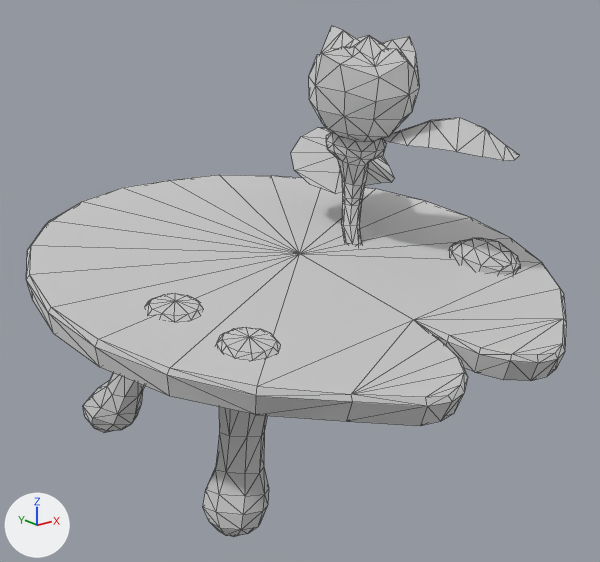
A saved change to the glTF model tools/art/models/tripo/gf/g_s_table.glb.
The view is the same before and after, from a 50 mm lens placed at (-0.1676, -0.2092, 0.1446), pointed at (-0.0021, -0.0022, 0.0618). Every picture has the same lights, and +X, +Y and +Z are marked at lower left. The picture after the commit comes second. Mesh edges are drawn as thin lines. Vertices at exactly the same position are counted once.

Objects in the first picture: 'geometry_0'.
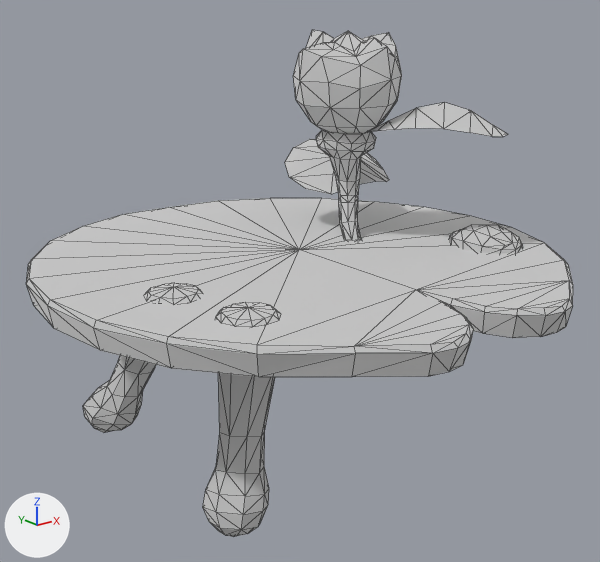
What differs and where, as boxes [x1, y1, x2, y2] in the pictures (600 x 562 px; the box of a moved part takes in the faces that stretch with it):
'geometry_0', reshaped
    before: [26, 26, 567, 537]
    after: [26, 30, 573, 537]
part 1 of me_geometry_0, moved or reshaped
    before: [26, 175, 567, 426]
    after: [26, 198, 573, 377]
part 2 of me_geometry_0, moved or reshaped
    before: [217, 327, 280, 360]
    after: [216, 302, 280, 326]
part 3 of me_geometry_0, moved or reshaped
    before: [146, 293, 203, 320]
    after: [145, 283, 202, 303]
part 4 of me_geometry_0, moved or reshaped
    before: [309, 26, 420, 245]
    after: [293, 30, 402, 241]
part 5 of me_geometry_0, moved or reshaped
    before: [291, 127, 394, 194]
    after: [285, 139, 389, 194]
part 6 of me_geometry_0, moved or reshaped
    before: [448, 238, 521, 275]
    after: [448, 225, 523, 254]
part 7 of me_geometry_0, moved or reshaped
    before: [381, 118, 519, 161]
    after: [370, 102, 507, 137]

The edits, one by one:
me_geometry_0 is used by ob_geometry_0; location (0.0, 0.0, 0.0).
me_geometry_0 had 563 vertices, 1010 faces and spanned x -0.088..0.088, y -0.087..0.087, z 0.0..0.143.
me_geometry_0 now has 563 vertices, 1010 faces and spans x -0.088..0.088, y -0.088..0.088, z 0.0..0.142.
me_geometry_0 part 1: the loose piece of 104 vertices spanning x -0.088..0.088, y -0.087..0.087, z 0.049..0.083 is multiplied about its middle by the matrix ((1.0, -0.001, 0.007), (-0.001, 0.989, 0.148), (-0.007, -0.148, 0.989)), then moved by (0.0, 0.0, 0.001).
me_geometry_0 part 2: the loose piece of 37 vertices spanning x -0.06..-0.042, y -0.05..-0.033, z 0.061..0.066 is multiplied about its middle by the matrix ((1.0, -0.001, 0.007), (-0.001, 0.989, 0.148), (-0.007, -0.148, 0.989)), then moved by (0.0, 0.0, 0.008).
me_geometry_0 part 3: the loose piece of 37 vertices spanning x -0.066..-0.049, y -0.023..-0.006, z 0.064..0.07 is multiplied about its middle by the matrix ((1.0, -0.001, 0.007), (-0.001, 0.989, 0.148), (-0.007, -0.148, 0.989)), then moved by (0.0, 0.0, 0.004).
me_geometry_0 part 4: the loose piece of 171 vertices spanning x 0.004..0.045, y -0.023..0.018, z 0.069..0.143 is multiplied about its middle by the matrix ((1.0, -0.001, 0.007), (-0.001, 0.989, 0.148), (-0.007, -0.148, 0.989)), then moved by (0.0, 0.006, 0.001).
me_geometry_0 part 5: the loose piece of 24 vertices spanning x 0.019..0.066, y 0.005..0.04, z 0.086..0.105 is multiplied about its middle by the matrix ((1.0, -0.001, 0.007), (-0.001, 0.989, 0.148), (-0.007, -0.148, 0.989)), then moved by (0.0, 0.004, -0.003).
me_geometry_0 part 6: the loose piece of 39 vertices spanning x 0.045..0.068, y -0.044..-0.018, z 0.062..0.072 is multiplied about its middle by the matrix ((1.0, -0.001, 0.007), (-0.001, 0.989, 0.148), (-0.007, -0.148, 0.989)), then moved by (0.0, 0.0, 0.006).
me_geometry_0 part 7: the loose piece of 21 vertices spanning x 0.024..0.066, y -0.043..-0.002, z 0.102..0.114 is multiplied about its middle by the matrix ((1.0, -0.001, 0.007), (-0.001, 0.989, 0.148), (-0.007, -0.148, 0.989)), then moved by (0.0, 0.006, 0.004).
